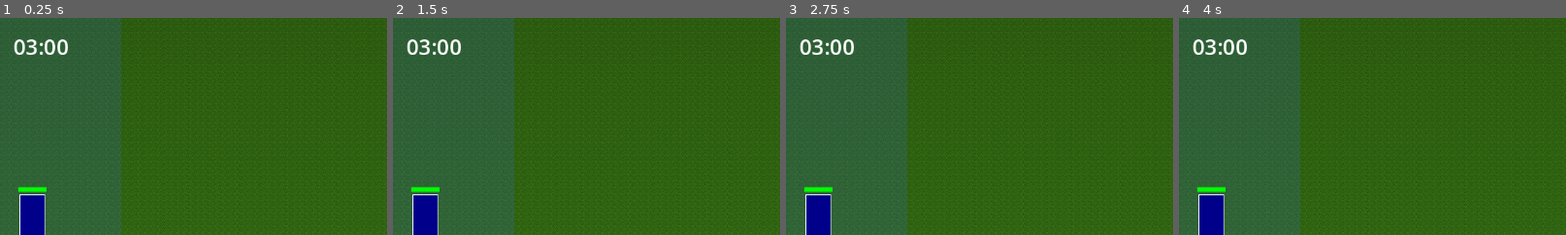
Above: before the commit, frames 1-4 (left to right).
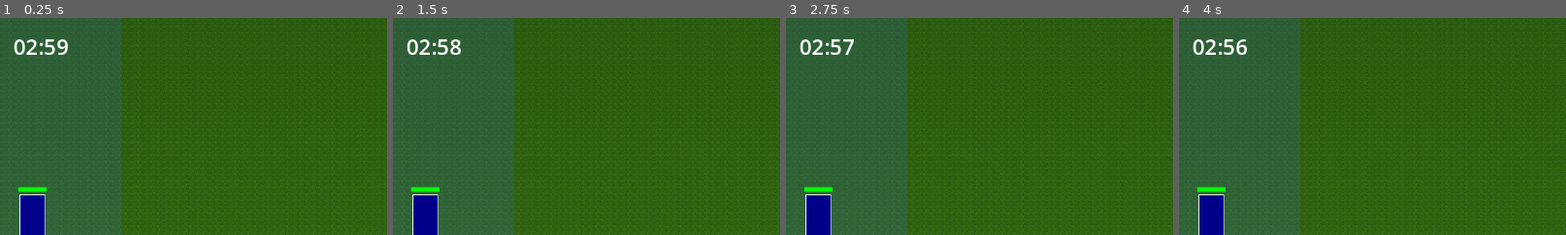
Above: after the commit, the same moments.

Repository: amari-charles/project-summoner
Game: Godot game, scene res://scenes/battlefield/test_game.tscn
Two runs of this game, one before a commit and one after it. Both use one fixed random seed, a clock stepped at 60 frames per second and the inputs below.
Inputs (mouse positions are % of the whole screen's width and height, from its top left):
- Up to frame 1 (0.25 s): no input
- Up to frame 2 (1.5 s): tap Enter at 0.5 s; drag from (50, 83) to (60, 28) at 0.52 s; drag from (30, 55) to (45, 70) at 1.27 s
- Up to frame 3 (2.75 s): tap Space at 2 s; move the mouse to (60, 28) at 2.02 s; tap 1 at 2.1 s; click (60, 28) at 2.17 s
- Up to frame 4 (4 s): drag from (45, 70) to (20, 35) at 2.77 s; move the mouse to (80, 65) at 3.52 s; tap 1 at 3.6 s; click (80, 65) at 3.67 s
The pictures show only the part of the screen within x 0-50%, y 0-50%; the shares and areas given below are measured in that part.

The runs differ from the first frame. In frame 1, 0.3% of the frame differs, in the area x 6-18%, y 9-17%; in frame 2, 0.3%; in frame 3, 0.3%; in frame 4, 0.3%.

Commit message:
Fix GameUI timing issue with GameController
Added await get_tree().process_frame to ensure GameController has added itself to the game_controller group before GameUI tries to find it.

🤖 Generated with [Claude Code](https://claude.com/claude-code)

Co-Authored-By: Claude <noreply@anthropic.com>

Diff:
--- a/scripts/ui/game_ui.gd
+++ b/scripts/ui/game_ui.gd
@@ -27,8 +27,12 @@
 		restart_button.pressed.connect(_on_restart_pressed)
 		restart_button.visible = false  # Hidden until game over
 
+	# Wait a frame for all nodes to be ready
+	await get_tree().process_frame
+
 	# Find game controller and summoner
 	game_controller = get_tree().get_first_node_in_group("game_controller")
+	print("GameUI: Looking for game_controller, found: ", game_controller)  # DEBUG
 
 	# Find the actual Summoner node (not Base) in player_summoners group
 	var summoners = get_tree().get_nodes_in_group("summoners")
